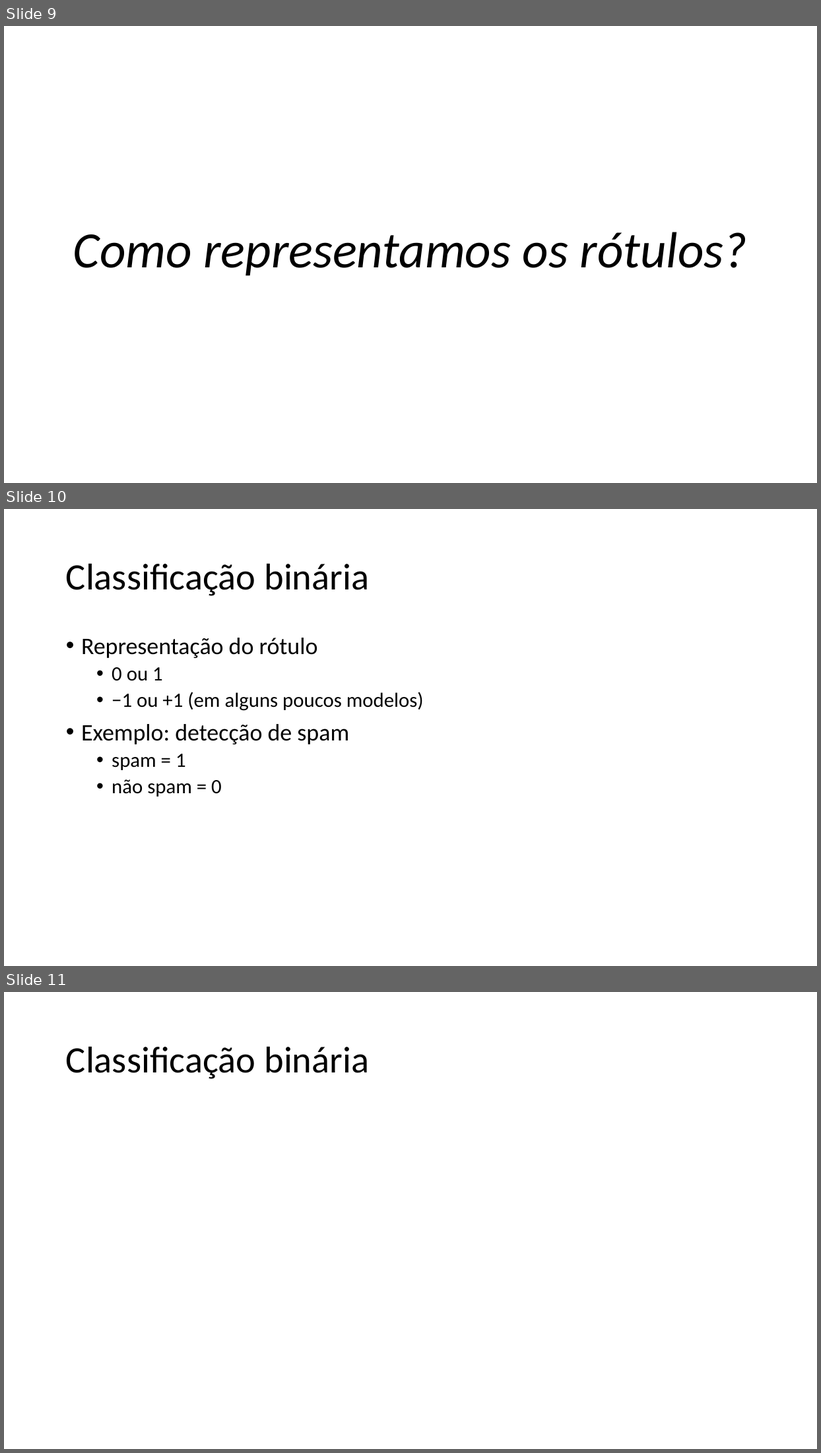
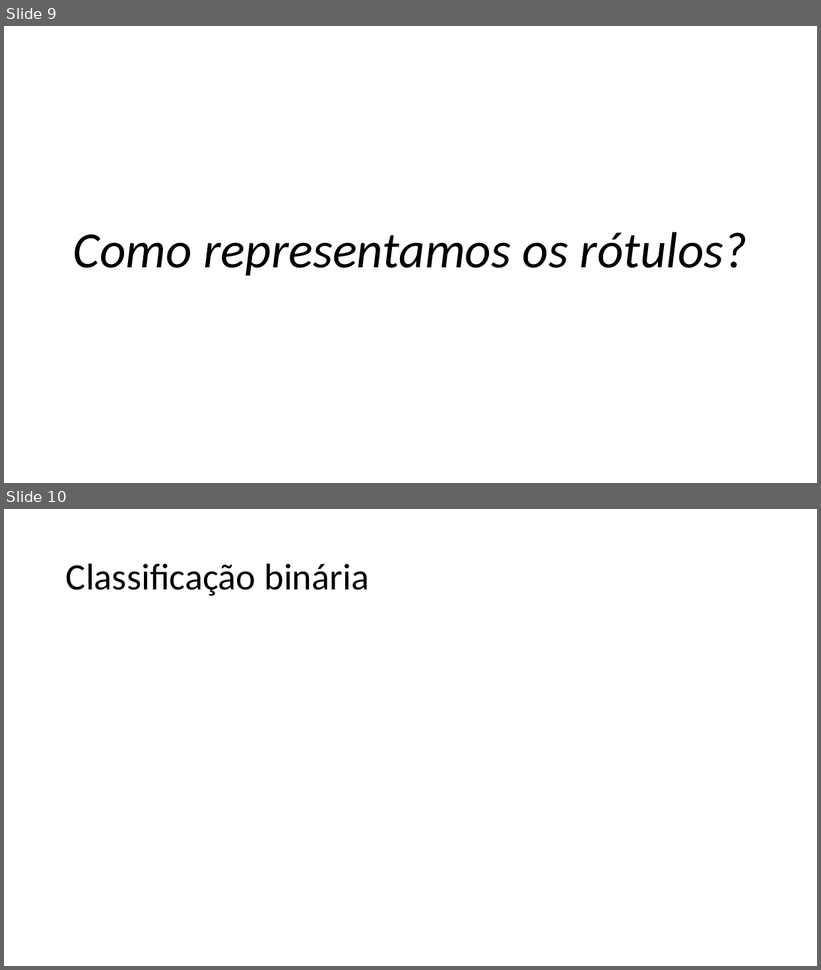
Before and after one commit to zz4fap/c24_inteligencia_artificial, a slide deck: slides/C24_Classificação.pptx. Shown one above the other, each under a label of ours: slides 9, 10 and 11 before the commit, slides 9 and 10 after it. The pictures are 821x1453 and 821x970 pixels, drawn with LibreOffice and Linux fonts; fonts in the diff are those of the drawing; grey boxes stand for pictures. Boxes give left, top, right and bottom in pixels: in the first picture for what was removed or moved away, otherwise in the second. Text is boxed around its words. In the diff, an @@ line names an element or a change of style, - is before the commit and + after.

```diff
--- a/slides/C24_Classificação.pptx
+++ b/slides/C24_Classificação.pptx
@@ slide 10 removed at [4,509,817,966], background #FFFFFF @@
@@ title removed at [66,563,369,596] @@
-Classificação binária
@@ text removed at [81,638,424,797] @@
-• Representação do rótulo
-  • 0 ou 1
-  • −1 ou +1 (em alguns poucos modelos)
-• Exemplo: detecção de spam
-  • spam = 1
-  • não spam = 0
@@ what was slide 11 is now slide 10 @@
```
Also in this commit, not shown: 9 slides added.
